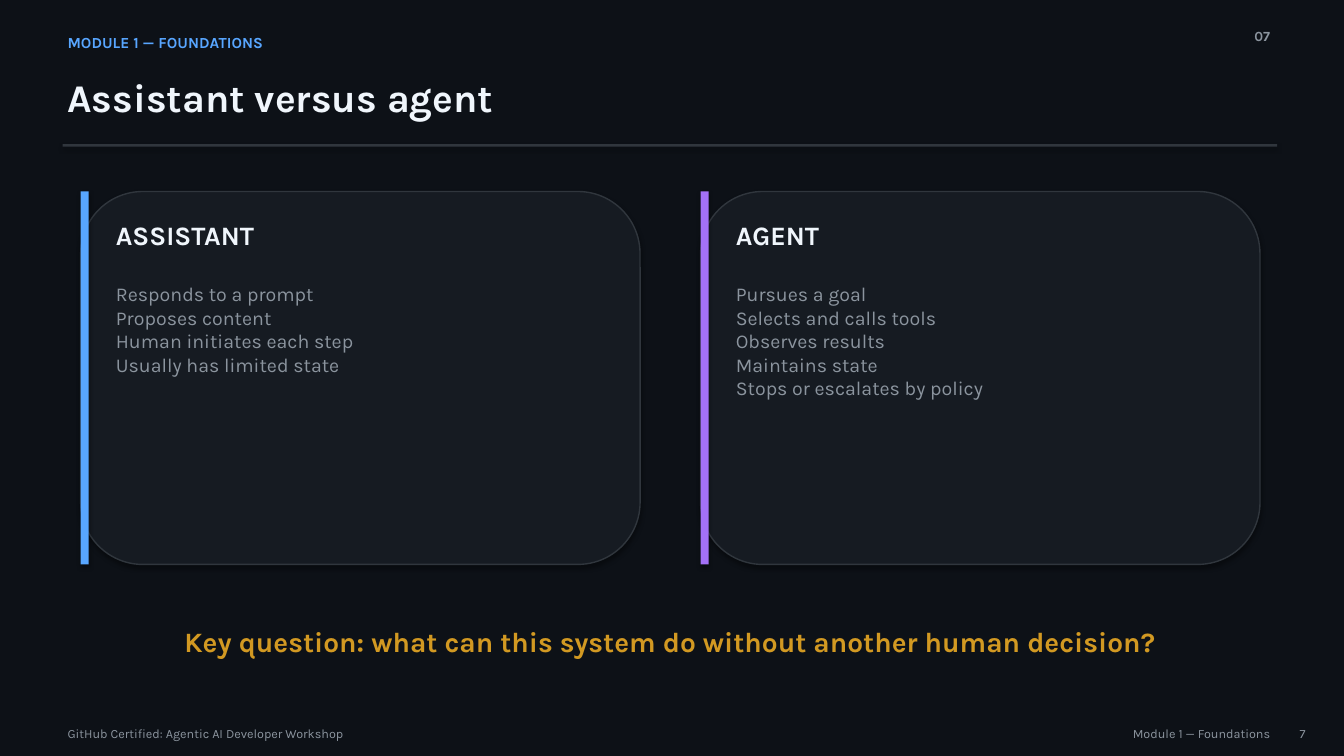
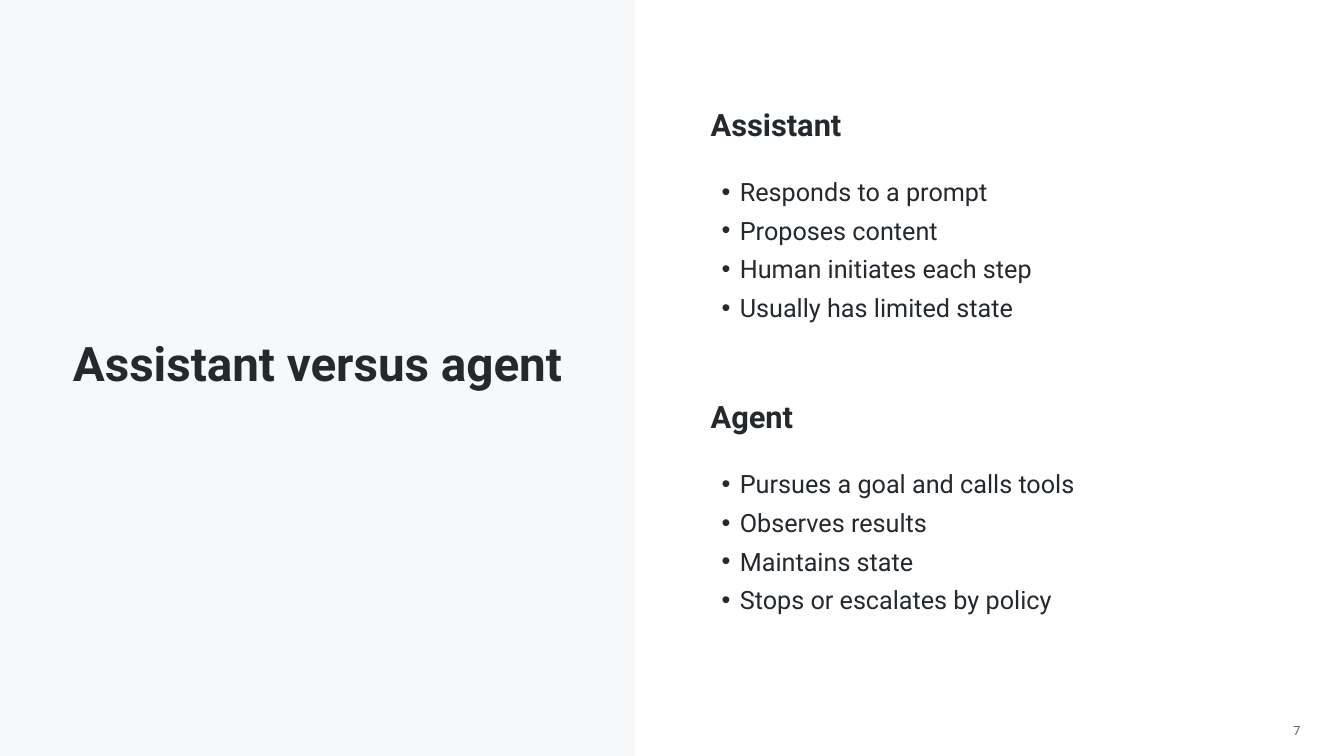
Before and after one commit to martins-vds/agentic-sdlc, a slide deck: slide 7 of slides/github-agentic-ai-developer-workshop.pptx. Drawn at 1344x756 pixels with LibreOffice and Linux fonts; fonts in the diff are those of the drawing. Boxes give left, top, right and bottom in pixels: in the first picture for what was removed or moved away, otherwise in the second. Text is boxed around its words. In the diff, an @@ line names an element or a change of style, - is before the commit and + after.

```diff
--- a/slides/github-agentic-ai-developer-workshop.pptx
+++ b/slides/github-agentic-ai-developer-workshop.pptx
@@ background #0D1117 to #FFFFFF @@
@@ rectangle added at (0, 0, 635, 756), fill #F6F8FA @@
@@ text removed at (68, 38, 263, 48) @@
-MODULE 1 — FOUNDATIONS
@@ text removed at (1254, 32, 1270, 41) @@
-07
@@ text at (711, 113, 842, 137): text changed; size 19 to 22 pt; font Karla to Roboto; text colour #F0F6FC to #24292E @@
-ASSISTANT
+Assistant
@@ rectangle removed at (63, 144, 1277, 147) @@
@@ rounded rectangle removed at (81, 192, 640, 565) @@
@@ rectangle removed at (81, 192, 89, 565) @@
@@ rounded rectangle removed at (701, 192, 1260, 565) @@
@@ rectangle removed at (701, 192, 709, 565) @@
@@ text at (740, 182, 1032, 323): text changed; size 14 to 18 pt; font Karla to Roboto; text colour #8B949E to #24292E @@
-Responds to a prompt
-Proposes content
-Human initiates each step
-Usually has limited state
+• Responds to a prompt
+• Proposes content
+• Human initiates each step
+• Usually has limited state
@@ text "Assistant versus agent": place and size @@
-text "Assistant versus agent" at (68, 84, 493, 122)
+text "Assistant versus agent" at (73, 346, 562, 391)
@@ text "Assistant versus agent" at (73, 346, 562, 391): size 28 to 34 pt, font Karla to Roboto, text colour #F0F6FC to #24292E; alignment left to centre; vertical alignment top to middle @@
@@ text at (711, 406, 793, 435): text changed; size 19 to 22 pt; font Karla to Roboto; text colour #F0F6FC to #24292E @@
-AGENT
+Agent
@@ text at (740, 474, 1075, 615): text changed; size 14 to 18 pt; font Karla to Roboto; text colour #8B949E to #24292E @@
-Pursues a goal
-Selects and calls tools
-Observes results
-Maintains state
-Stops or escalates by policy
+• Pursues a goal and calls tools
+• Observes results
+• Maintains state
+• Stops or escalates by policy
@@ text removed at (184, 632, 1155, 659) @@
-Key question: what can this system do without another human decision?
@@ text "7": place and size @@
-text "7" at (1300, 730, 1306, 738)
+text "7" at (1293, 726, 1300, 735)
@@ text "7" at (1293, 726, 1300, 735): font Karla to Roboto, text colour #8B949E to #586069 @@
@@ text removed at (68, 729, 343, 741) @@
-GitHub Certified: Agentic AI Developer Workshop
@@ text removed at (1133, 729, 1270, 738) @@
-Module 1 — Foundations
```
Also in this commit, not shown: 37 other slides changed, 7 other files.
